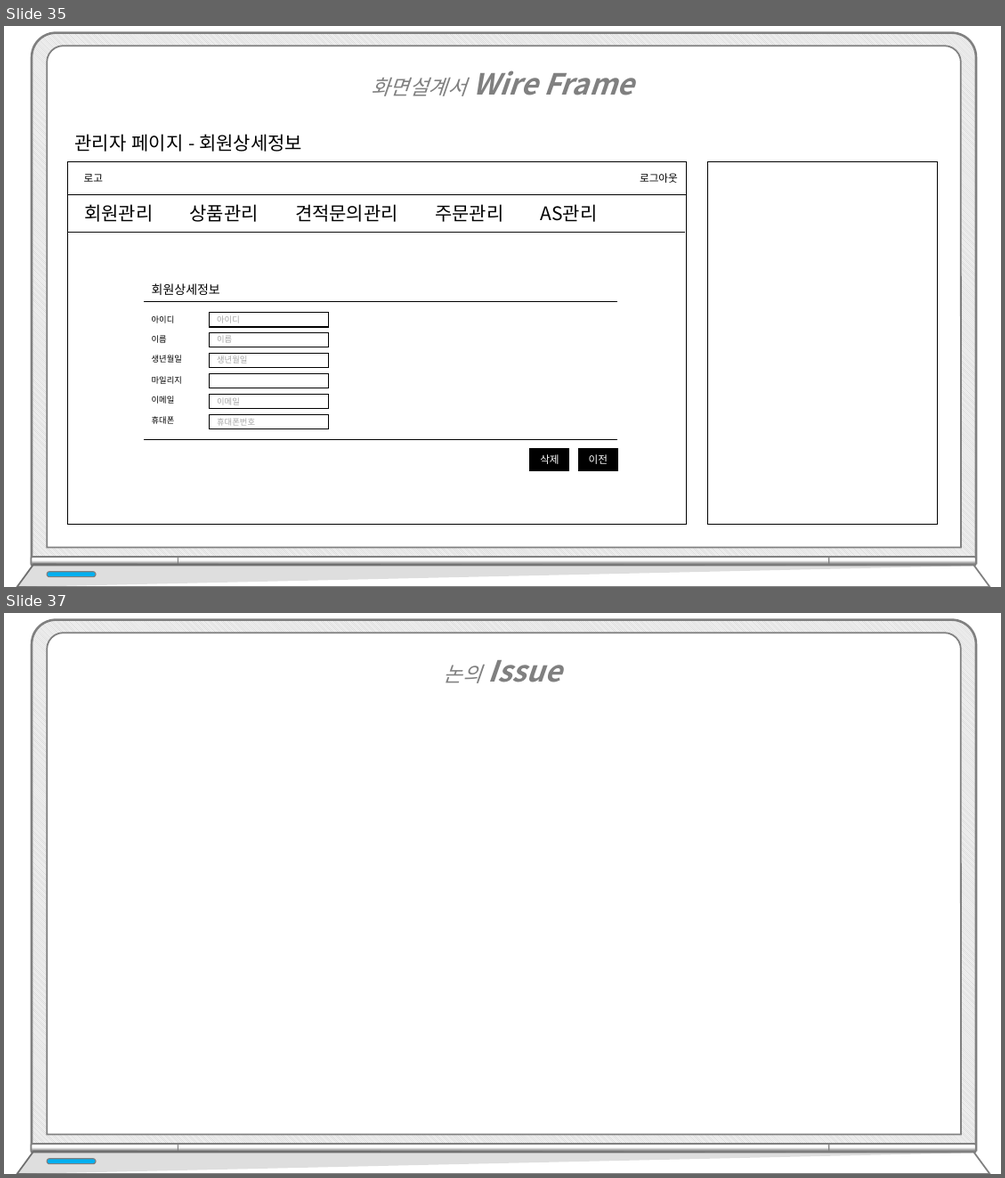
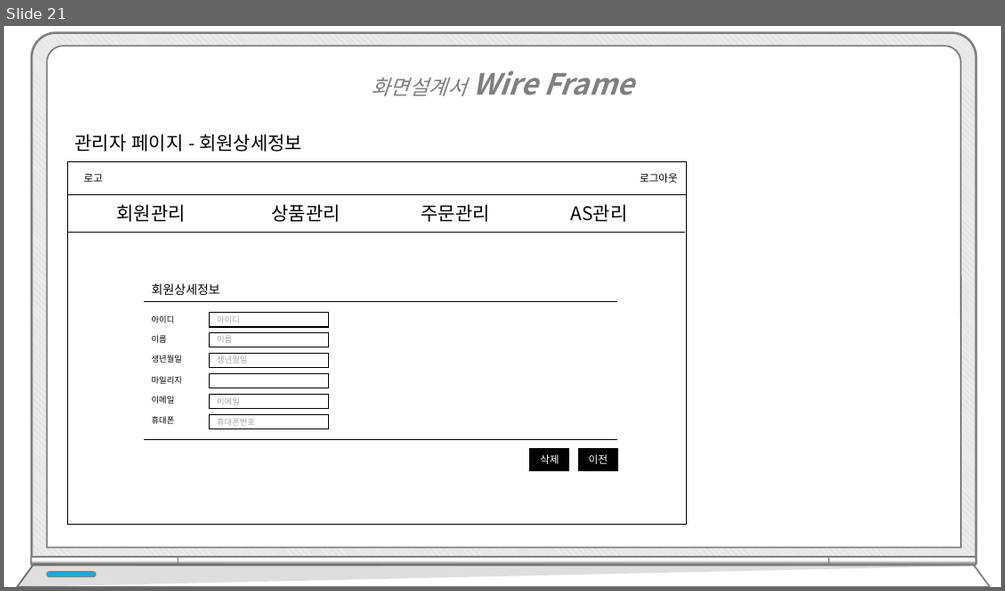
Before and after one commit to hhsw07/ezen-academy-projects, a slide deck: WebContent/khj/5차 컴퓨터판매.pptx. Shown one above the other, each under a label of ours: slides 35 and 37 before the commit, slide 21 after it; the slides between them are not shown. The pictures are 1005x1178 and 1005x591 pixels, drawn with LibreOffice and Linux fonts; fonts in the diff are those of the drawing. Boxes give left, top, right and bottom in pixels: in the first picture for what was removed or moved away, otherwise in the second. Text is boxed around its words. In the diff, an @@ line names an element or a change of style, - is before the commit and + after.

```diff
--- a/WebContent/khj/5차 컴퓨터판매.pptx
+++ b/WebContent/khj/5차 컴퓨터판매.pptx
@@ slide 37 removed at <box>4,613,1001,1174</box>, background #FFFFFF @@
@@ text removed at <box>444,660,561,683</box> @@
-논의 Issue
@@ group removed at <box>16,620,989,1174</box>: 5 round same rects, 2 freeform shapes, 1 rounded rectangle @@
@@ what was slide 35 is now slide 21 @@
@@ slide 21 changed as well @@
@@ rectangle removed at <box>708,162,938,524</box> @@
@@ text at <box>117,204,627,222</box>: text changed @@
-회원관리 상품관리 견적문의관리 주문관리 AS관리
+회원관리 상품관리 주문관리 AS관리
```
Also in this commit, not shown: 20 other slides changed, 15 other slides removed.
